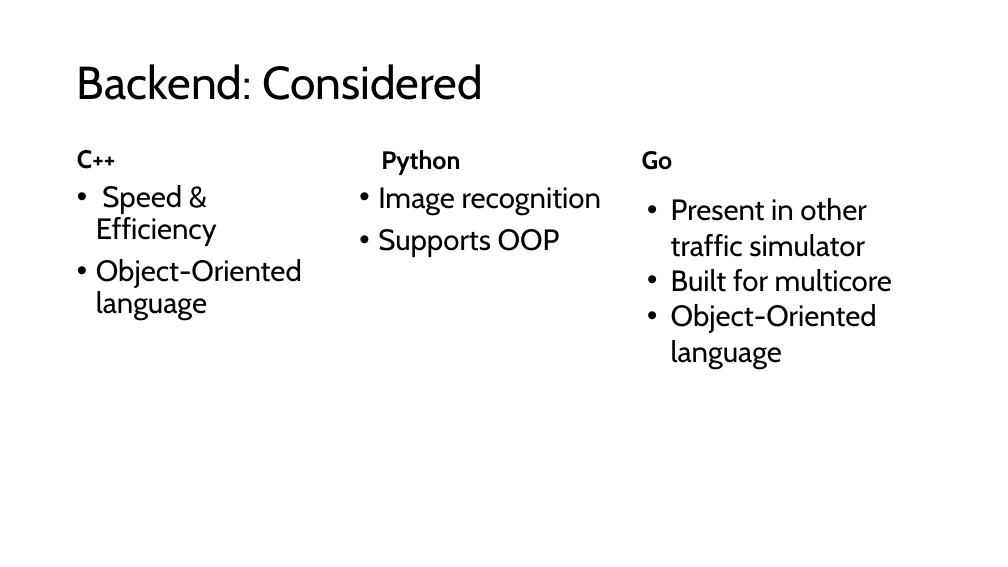
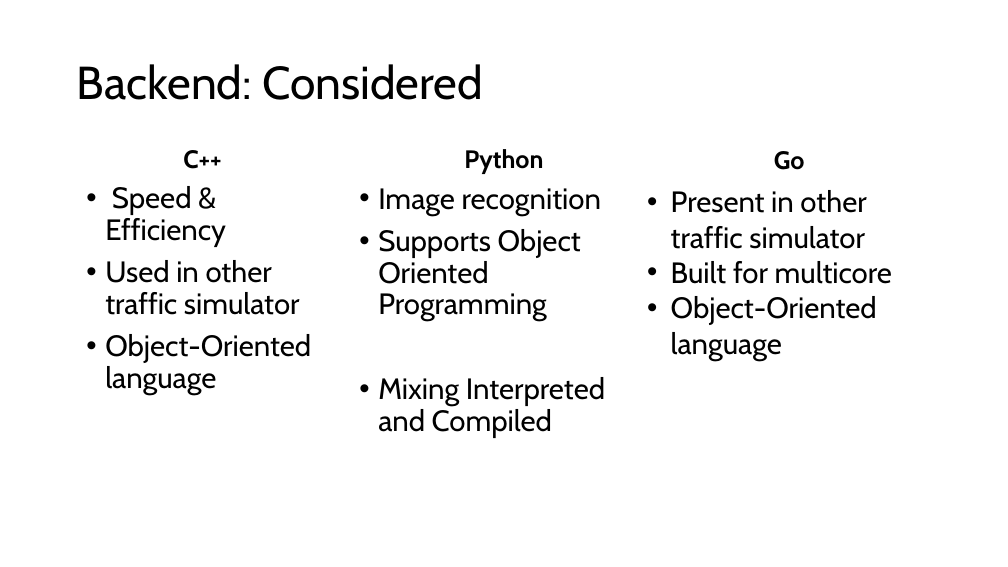
Before and after one commit to Team-Gala-JP/Team-Gala-JP, a slide deck: slide 4 of Team Gala Tech Stack.pptx. Drawn at 1008x567 pixels with LibreOffice and Linux fonts; fonts in the diff are those of the drawing. Boxes give left, top, right and bottom in pixels: in the first picture for what was removed or moved away, otherwise in the second. Text is boxed around its words. In the diff, an @@ line names an element or a change of style, - is before the commit and + after.

Commit message:
Backend: Considered slide layout improvements

```diff
--- a/Team Gala Tech Stack.pptx
+++ b/Team Gala Tech Stack.pptx
@@ alignment left to centre in 3 elements at (x1=183, y1=150, x2=221, y2=169), (x1=774, y1=151, x2=805, y2=170), (x1=464, y1=149, x2=543, y2=174) @@
@@ text "Python" moved from (x1=381, y1=150, x2=460, y2=175) to (x1=464, y1=149, x2=543, y2=174) @@
@@ text "Go" moved from (x1=642, y1=151, x2=673, y2=170) to (x1=774, y1=151, x2=805, y2=170) @@
@@ text "Speed & Efficiency" moved from (x1=96, y1=185, x2=302, y2=320) to (x1=105, y1=186, x2=311, y2=395) @@
@@ text "Present in other traffic simulator" moved from (x1=671, y1=198, x2=892, y2=369) to (x1=671, y1=190, x2=892, y2=361) @@
@@ text at (x1=378, y1=229, x2=605, y2=438): text changed @@
-• Supports OOP
+• Supports Object Oriented Programming
+• Mixing Interpreted and Compiled
@@ text at (x1=105, y1=260, x2=300, y2=315): paragraph added @@
+• Used in other traffic simulator
```
